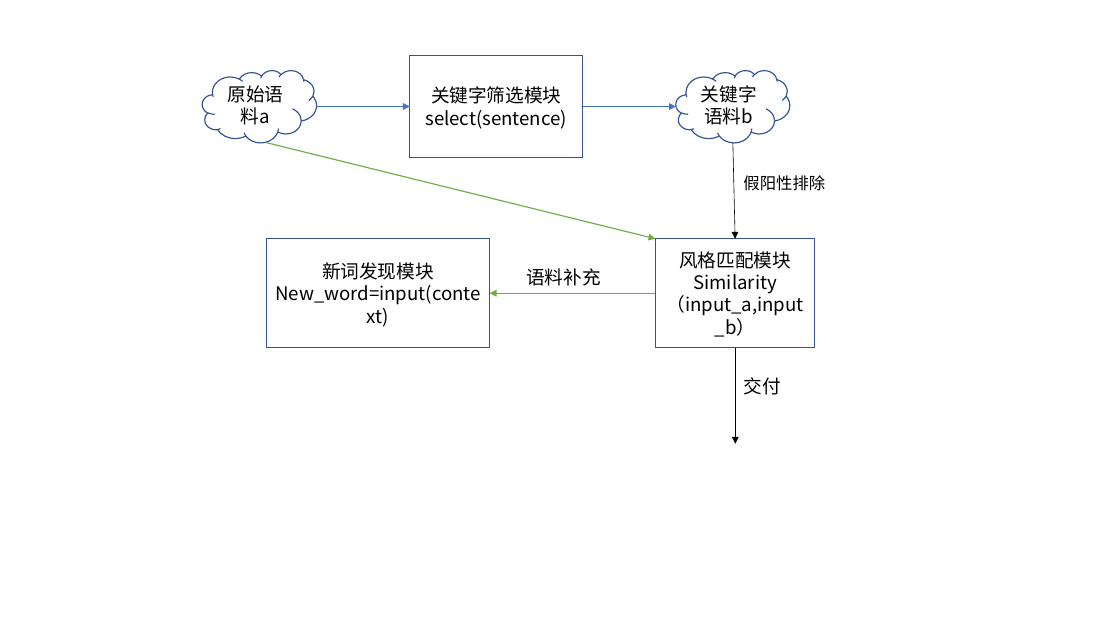
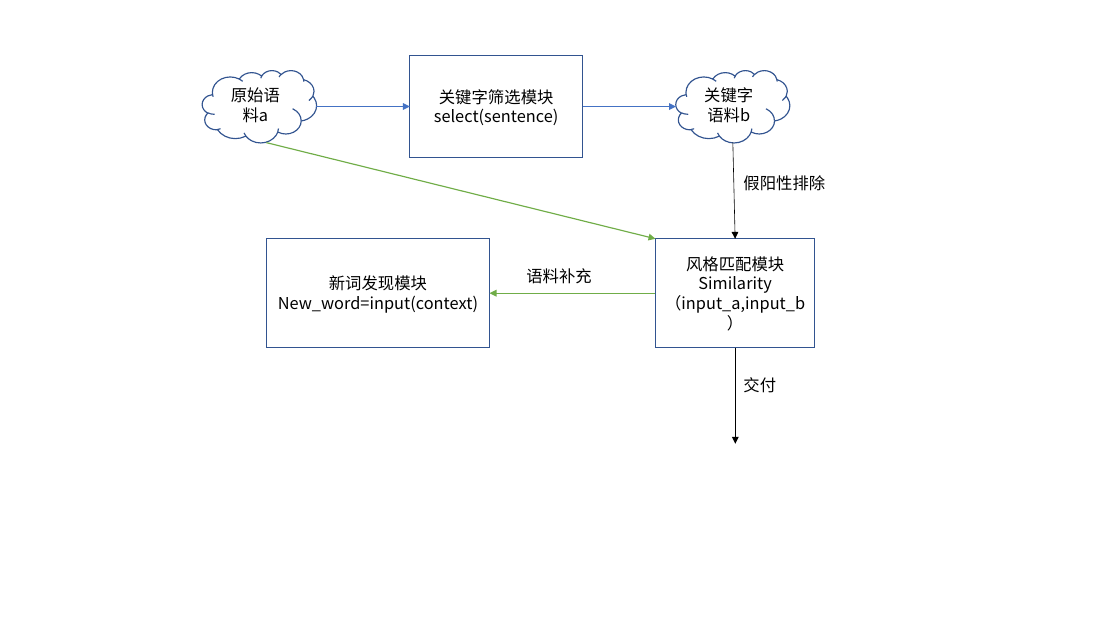
Before and after one commit to beardream98/gittest, a slide deck: slide 3 of nlp/毕业论文/委婉语检测/制图/新建 Microsoft PowerPoint 演示文稿.pptx (slide 2 before the commit). Drawn at 1120x630 pixels with LibreOffice and Linux fonts; fonts in the diff are those of the drawing. Boxes give left, top, right and bottom in pixels: in the first picture for what was removed or moved away, otherwise in the second. Text is boxed around its words. In the diff, an @@ line names an element or a change of style, - is before the commit and + after.

```diff
--- a/nlp/毕业论文/委婉语检测/制图/新建 Microsoft PowerPoint 演示文稿.pptx
+++ b/nlp/毕业论文/委婉语检测/制图/新建 Microsoft PowerPoint 演示文稿.pptx
@@ size 16 to 14 pt in 7 elements at <box>410,55,583,158</box>, <box>266,239,490,348</box>, <box>655,239,815,348</box>, <box>202,71,317,143</box>, <box>676,71,791,143</box>, <box>743,377,776,393</box>, <box>526,268,591,284</box> @@
```
Also in this commit, not shown: 2 other slides changed, 1 slide added, 38 other files.
